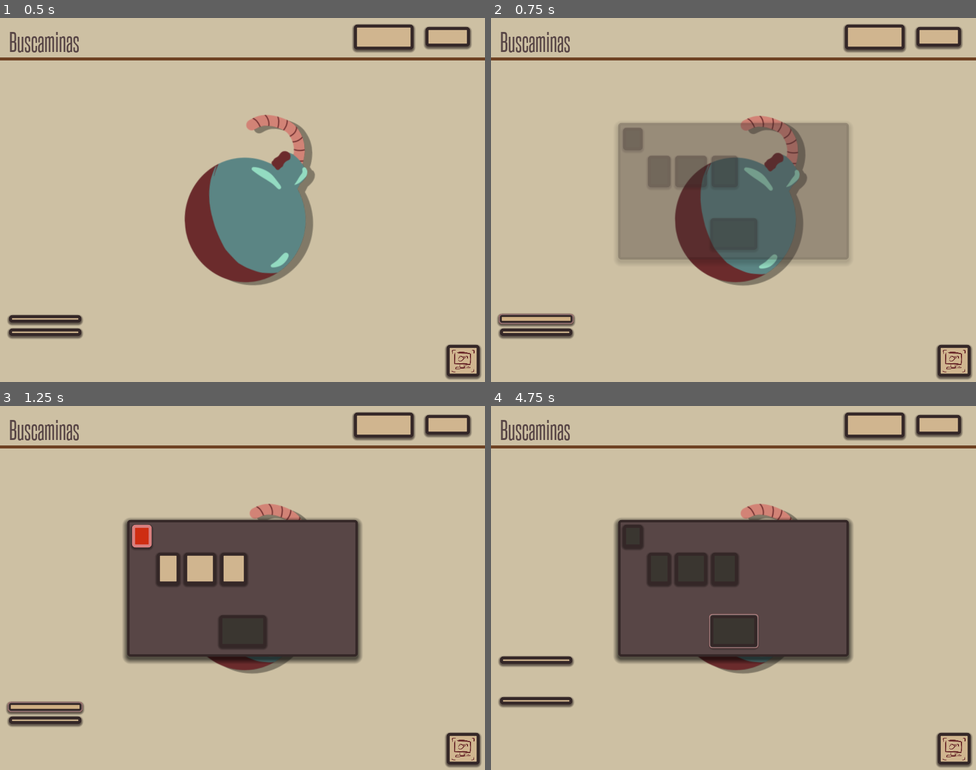
Above: before the commit, frames 1-4 (two rows, left to right).
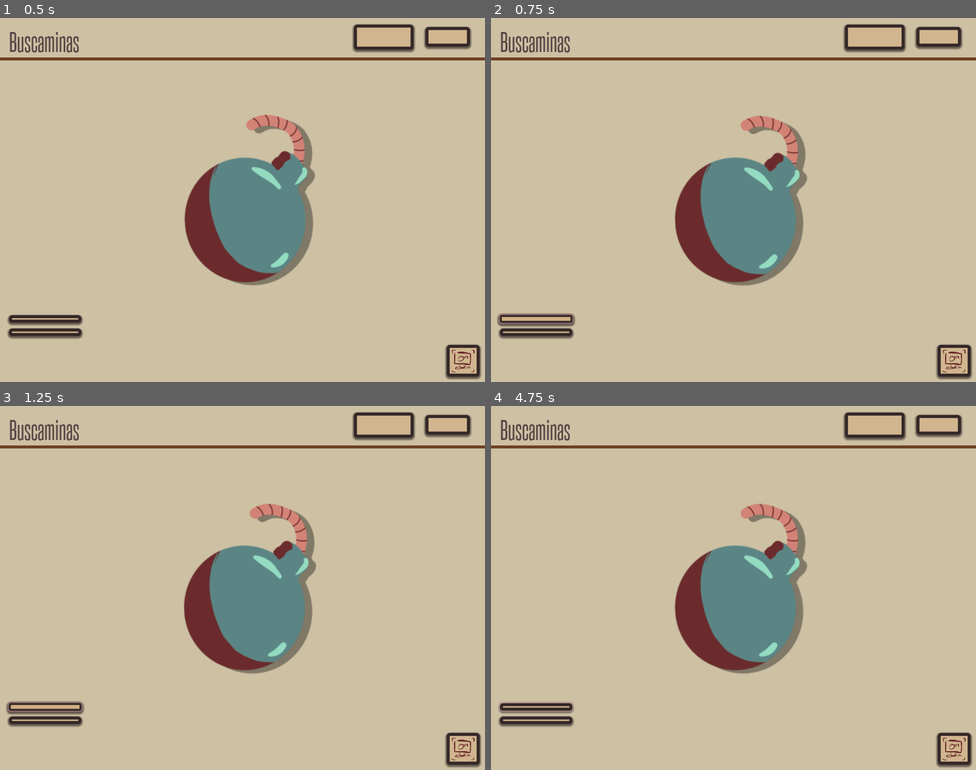
Above: after the commit, the same moments.

Repository: iazuaje/buscaminas
Game: Godot game, scene res://Objetos/VentanaPrincipal2.tscn
The game is run twice, just before and just after one commit, with the same random seed, the same clock (stepped at 60 frames per second) and the same inputs.
Inputs (mouse positions are in pixels of both pictures, inside the frame that each line leads up to):
- Up to frame 1 (0.5 s): no input
- Up to frame 2 (0.75 s): click "Iniciar" at 0.5 s
- Up to frame 3 (1.25 s): no input
- Up to frame 4 (4.75 s): click "Iniciar" at 1.25 s; click (956, 748) at 2 s; click "estadísticas" at 2.75 s; click (660, 566) at 3.5 s, where only the run before the commit has a clickable "Fácil"; click (733, 631) at 4.25 s, where only the run before the commit has a clickable "Ok"

Frame 1 is identical in both runs. In frame 2, 17% of the frame differs, in the area x 26-74%, y 28-68%; in frame 3, 19%; in frame 4, 21%, in the area x 1-75%, y 30-89%.
Error after the commit: Invalid get index 'version' (on base: 'Nil'). (res://Objetos/VentanaPrincipal2.gd:65)

Commit message:
Agregando sistema de http request para revisar nuevas actualizaciones

Diff:
--- /dev/null
+++ b/Objetos/Notificacion.gd
@@ -0,0 +1,18 @@
+extends Control
+
+onready var animacion = $AnimationPlayer
+
+func _ready():
+	animacion.play("open-close")
+
+func _on_LinkButton_pressed():
+# warning-ignore:return_value_discarded
+	OS.shell_open("https://github.com/iazuaje/buscaminas/releases")
+
+func _on_Timer_timeout():
+	animacion.play("close")
+
+
+func _on_AnimationPlayer_animation_finished(anim_name):
+	if (anim_name == "close"):
+		queue_free()
--- /dev/null
+++ b/Objetos/Notificacion.tscn
@@ -0,0 +1,257 @@
+[gd_scene load_steps=12 format=2]
+
+[ext_resource path="res://Presets/Fuente_pequeña.tres" type="DynamicFont" id=1]
+[ext_resource path="res://Presets/BotonComunTema.tres" type="Theme" id=2]
+[ext_resource path="res://Objetos/Notificacion.gd" type="Script" id=3]
+
+[sub_resource type="DynamicFontData" id=8]
+font_path = "res://Recursos/Fuentes/steelfish bd.otf"
+
+[sub_resource type="DynamicFont" id=9]
+size = 18
+outline_size = 2
+outline_color = Color( 0, 0, 0, 1 )
+use_mipmaps = true
+use_filter = true
+extra_spacing_char = 4
+font_data = SubResource( 8 )
+
+[sub_resource type="DynamicFontData" id=1]
+font_path = "res://Recursos/Fuentes/steelfish bd.otf"
+
+[sub_resource type="DynamicFont" id=10]
+size = 22
+outline_size = 2
+outline_color = Color( 0.00392157, 0.0470588, 0.317647, 1 )
+use_mipmaps = true
+use_filter = true
+extra_spacing_char = 4
+font_data = SubResource( 1 )
+
+[sub_resource type="StyleBoxLine" id=11]
+color = Color( 0.4, 0.109804, 0.109804, 1 )
+
+[sub_resource type="Animation" id=12]
+length = 0.001
+tracks/0/type = "bezier"
+tracks/0/path = NodePath(".:modulate:r")
+tracks/0/interp = 1
+tracks/0/loop_wrap = true
+tracks/0/imported = false
+tracks/0/enabled = true
+tracks/0/keys = {
+"points": PoolRealArray( 1, -0.25, 0, 0.25, 0 ),
+"times": PoolRealArray( 0 )
+}
+tracks/1/type = "bezier"
+tracks/1/path = NodePath(".:modulate:g")
+tracks/1/interp = 1
+tracks/1/loop_wrap = true
+tracks/1/imported = false
+tracks/1/enabled = true
+tracks/1/keys = {
+"points": PoolRealArray( 1, -0.25, 0, 0.25, 0 ),
+"times": PoolRealArray( 0 )
+}
+tracks/2/type = "bezier"
+tracks/2/path = NodePath(".:modulate:b")
+tracks/2/interp = 1
+tracks/2/loop_wrap = true
+tracks/2/imported = false
+tracks/2/enabled = true
+tracks/2/keys = {
+"points": PoolRealArray( 1, -0.25, 0, 0.25, 0 ),
+"times": PoolRealArray( 0 )
+}
+tracks/3/type = "bezier"
+tracks/3/path = NodePath(".:modulate:a")
+tracks/3/interp = 1
+tracks/3/loop_wrap = true
+tracks/3/imported = false
+tracks/3/enabled = true
+tracks/3/keys = {
+"points": PoolRealArray( 1, -0.25, 0, 0.25, 0 ),
+"times": PoolRealArray( 0 )
+}
+tracks/4/type = "value"
+tracks/4/path = NodePath(".:visible")
+tracks/4/interp = 1
+tracks/4/loop_wrap = true
+tracks/4/imported = false
+tracks/4/enabled = true
+tracks/4/keys = {
+"times": PoolRealArray( 0 ),
+"transitions": PoolRealArray( 1 ),
+"update": 0,
+"values": [ false ]
+}
+
+[sub_resource type="Animation" id=14]
+resource_name = "close"
+tracks/0/type = "bezier"
+tracks/0/path = NodePath(".:modulate:r")
+tracks/0/interp = 1
+tracks/0/loop_wrap = true
+tracks/0/imported = false
+tracks/0/enabled = true
+tracks/0/keys = {
+"points": PoolRealArray( 1, -0.25, 0, 0.25, 0, 1, -0.25, 0, 0.25, 0 ),
+"times": PoolRealArray( 0, 1 )
+}
+tracks/1/type = "bezier"
+tracks/1/path = NodePath(".:modulate:g")
+tracks/1/interp = 1
+tracks/1/loop_wrap = true
+tracks/1/imported = false
+tracks/1/enabled = true
+tracks/1/keys = {
+"points": PoolRealArray( 1, -0.25, 0, 0.25, 0, 1, -0.25, 0, 0.25, 0 ),
+"times": PoolRealArray( 0, 1 )
+}
+tracks/2/type = "bezier"
+tracks/2/path = NodePath(".:modulate:b")
+tracks/2/interp = 1
+tracks/2/loop_wrap = true
+tracks/2/imported = false
+tracks/2/enabled = true
+tracks/2/keys = {
+"points": PoolRealArray( 1, -0.25, 0, 0.25, 0, 1, -0.25, 0, 0.25, 0 ),
+"times": PoolRealArray( 0, 1 )
+}
+tracks/3/type = "bezier"
+tracks/3/path = NodePath(".:modulate:a")
+tracks/3/interp = 1
+tracks/3/loop_wrap = true
+tracks/3/imported = false
+tracks/3/enabled = true
+tracks/3/keys = {
+"points": PoolRealArray( 1, -0.25, 0, 0.25, 0, 0, -0.25, 0, 0.25, 0 ),
+"times": PoolRealArray( 0, 1 )
+}
+tracks/4/type = "value"
+tracks/4/path = NodePath(".:visible")
+tracks/4/interp = 1
+tracks/4/loop_wrap = true
+tracks/4/imported = false
+tracks/4/enabled = true
+tracks/4/keys = {
+"times": PoolRealArray( 0, 1 ),
+"transitions": PoolRealArray( 1, 1 ),
+"update": 1,
+"values": [ true, false ]
+}
+
+[sub_resource type="Animation" id=13]
+resource_name = "open-close"
+length = 0.3
+tracks/0/type = "bezier"
+tracks/0/path = NodePath(".:modulate:r")
+tracks/0/interp = 1
+tracks/0/loop_wrap = true
+tracks/0/imported = false
+tracks/0/enabled = true
+tracks/0/keys = {
+"points": PoolRealArray( 1, -0.25, 0, 0.25, 0, 1, -0.25, 0, 0.25, 0 ),
+"times": PoolRealArray( 0, 0.3 )
+}
+tracks/1/type = "bezier"
+tracks/1/path = NodePath(".:modulate:g")
+tracks/1/interp = 1
+tracks/1/loop_wrap = true
+tracks/1/imported = false
+tracks/1/enabled = true
+tracks/1/keys = {
+"points": PoolRealArray( 1, -0.25, 0, 0.25, 0, 1, -0.25, 0, 0.25, 0 ),
+"times": PoolRealArray( 0, 0.3 )
+}
+tracks/2/type = "bezier"
+tracks/2/path = NodePath(".:modulate:b")
+tracks/2/interp = 1
+tracks/2/loop_wrap = true
+tracks/2/imported = false
+tracks/2/enabled = true
+tracks/2/keys = {
+"points": PoolRealArray( 1, -0.25, 0, 0.25, 0, 1, -0.25, 0, 0.25, 0 ),
+"times": PoolRealArray( 0, 0.3 )
+}
+tracks/3/type = "bezier"
+tracks/3/path = NodePath(".:modulate:a")
+tracks/3/interp = 1
+tracks/3/loop_wrap = true
+tracks/3/imported = false
+tracks/3/enabled = true
+tracks/3/keys = {
+"points": PoolRealArray( 0, -0.25, 0, 0.25, 0, 1, -0.25, 0, 0.25, 0 ),
+"times": PoolRealArray( 0, 0.3 )
+}
+tracks/4/type = "value"
+tracks/4/path = NodePath(".:visible")
+tracks/4/interp = 1
+tracks/4/loop_wrap = true
+tracks/4/imported = false
+tracks/4/enabled = true
+tracks/4/keys = {
+"times": PoolRealArray( 0.1 ),
+"transitions": PoolRealArray( 1 ),
+"update": 1,
+"values": [ true ]
+}
+
+[node name="Notificacion" type="Control"]
+visible = false
+anchor_right = 1.0
+anchor_bottom = 1.0
+script = ExtResource( 3 )
+
+[node name="Panel" type="Panel" parent="."]
+margin_left = 17.0
+margin_top = 88.0
+margin_right = 654.0
+margin_bottom = 167.0
+theme = ExtResource( 2 )
+
+[node name="MarginContainer" type="MarginContainer" parent="Panel"]
+anchor_right = 1.0
+anchor_bottom = 1.0
+margin_left = 10.0
+margin_top = 10.0
+margin_right = -10.0
+margin_bottom = -10.0
+
+[node name="texto" type="RichTextLabel" parent="Panel/MarginContainer"]
+margin_right = 617.0
+margin_bottom = 59.0
+custom_fonts/mono_font = ExtResource( 1 )
+custom_fonts/bold_italics_font = ExtResource( 1 )
+custom_fonts/italics_font = ExtResource( 1 )
+custom_fonts/bold_font = ExtResource( 1 )
+custom_fonts/normal_font = SubResource( 9 )
+text = "¡Hay una nueva versión disponible, visita el repositorio oficial para obtenerlo!"
+fit_content_height = true
+scroll_active = false
+
+[node name="LinkButton" type="LinkButton" parent="Panel"]
+anchor_left = 1.0
+anchor_top = 1.0
+anchor_right = 1.0
+anchor_bottom = 1.0
+margin_left = -203.0
+margin_top = -38.0
+margin_right = -79.0
+margin_bottom = -10.0
+custom_fonts/font = SubResource( 10 )
+custom_styles/focus = SubResource( 11 )
+text = "Nueva Versión"
+
+[node name="AnimationPlayer" type="AnimationPlayer" parent="."]
+anims/RESET = SubResource( 12 )
+anims/close = SubResource( 14 )
+anims/open-close = SubResource( 13 )
+
+[node name="Timer" type="Timer" parent="."]
+wait_time = 5.0
+autostart = true
+
+[connection signal="pressed" from="Panel/LinkButton" to="." method="_on_LinkButton_pressed"]
+[connection signal="animation_finished" from="AnimationPlayer" to="." method="_on_AnimationPlayer_animation_finished"]
+[connection signal="timeout" from="Timer" to="." method="_on_Timer_timeout"]
--- a/Objetos/VentanaPrincipal2.gd
+++ b/Objetos/VentanaPrincipal2.gd
@@ -12,6 +12,7 @@
 #Referencias a otras Escenas ajenas
 var CasillaVacia = preload("res://Objetos/CasillaNoActiva.tscn")
 var Cuadricula = preload("res://Objetos/Cuadricula.tscn")
+var Notificacion = preload("res://Objetos/Notificacion.tscn")
 
 #Referencias a imagenes
 var imagenBandera = preload("res://Recursos/Graficos/bandera.png")
@@ -29,6 +30,7 @@
 onready var panelConfiguracion = $PanelConfiguracion
 onready var botonDificultad = $dificultadBoton
 onready var tiempoLabel = $cronometro
+onready var httpRequest = $HTTPRequest
 
 onready var transicionDeEscena = $transicionDeEscenas
 
@@ -53,6 +55,17 @@
 # CALCULO DE TIEMPO ============================================================
 func _ready():
 	randomize()
+	httpRequest.connect("request_completed", self, "_on_request_completed")
+	var error = httpRequest.request("https://raw.githubusercontent.com/iazuaje/buscaminas/master/version.json")
+	if error != OK:
+		push_error("An error occurred in the HTTP request.")
+
+func _on_request_completed(_result, _response_code, _headers, body):
+	var json = JSON.parse(body.get_string_from_utf8())
+	var versionNueva = json.result["version"]
+	if (versionNueva != GLOBAL.versionActual):
+		var notificacion = Notificacion.instance()
+		add_child(notificacion)
 
 func _process(delta : float) -> void:
 	if (partidaEnCurso):
--- a/Objetos/VentanaPrincipal2.tscn
+++ b/Objetos/VentanaPrincipal2.tscn
@@ -1078,7 +1078,8 @@
 anchor_right = 1.0
 anchor_bottom = 1.0
 margin_top = -20.0
-margin_bottom = -20.0
+margin_right = 4000.0
+margin_bottom = 2980.0
 
 [node name="panelDificultad" parent="." instance=ExtResource( 9 )]
 visible = false
@@ -1086,7 +1087,8 @@
 anchor_right = 1.0
 anchor_bottom = 1.0
 margin_top = -20.0
-margin_bottom = -20.0
+margin_right = 4000.0
+margin_bottom = 2980.0
 
 [node name="PanelConfiguracion" parent="." instance=ExtResource( 14 )]
 visible = false
@@ -1094,7 +1096,8 @@
 anchor_right = 1.0
 anchor_bottom = 1.0
 margin_top = -20.0
-margin_bottom = -20.0
+margin_right = 4000.0
+margin_bottom = 2980.0
 
 [node name="Transicion" parent="." instance=ExtResource( 5 )]
 visible = false
@@ -1118,6 +1121,8 @@
 stream = ExtResource( 13 )
 
 [node name="transicionDeEscenas" parent="." instance=ExtResource( 15 )]
+
+[node name="HTTPRequest" type="HTTPRequest" parent="."]
 
 [connection signal="pressed" from="botones/iniciar" to="." method="_on_iniciar_pressed"]
 [connection signal="pressed" from="botones/salir" to="." method="_on_salir_pressed"]
--- a/scripts/Global.gd
+++ b/scripts/Global.gd
@@ -1,3 +1,5 @@
 extends Node
 
+const versionActual = "1.1.0.0"
+
 var escenaAnterior = null
